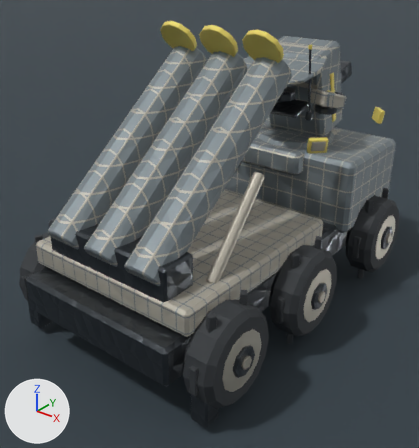
The Blender file content/source-art/skyguardsam-rigged.blend as it was, and as the next commit left it.
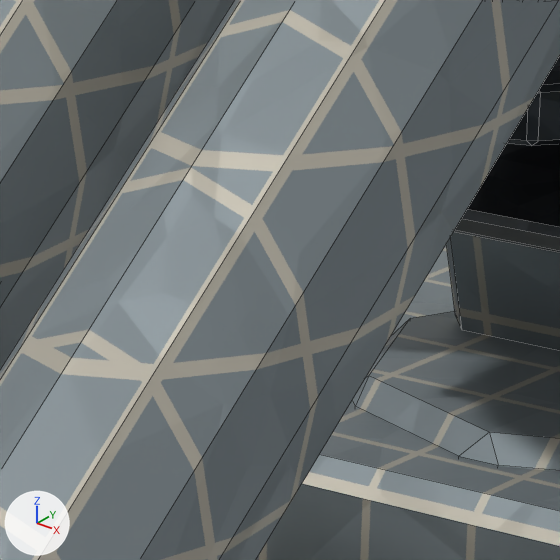
The first picture shows the older version from a 50 mm camera at (3.06, -4.1, 3.27) aimed at (-0.03, -0.24, 0.88). The close-ups show the older and then the newer version on the part from 50% to 68% of the width and 18% to 35% of the height of that picture. Only the edits that show in the close-ups are written down. Arrows for +X, +Y and +Z are at lower left; the lights stay in place. The close-ups show mesh edges as thin lines.

The first close-up shows 'SkyguardSAMArmor_ForwardCab', 'SkyguardSAMMissilePod_Chassis', 'SkyguardSAMMissilePod_ExhaustVent', 'SkyguardSAMMissile_SAMCanister_1', 'SkyguardSAMMissile_SAMCanister_2', 'SkyguardSAMRadar_TurntableBase', 'SkyguardSAMTurret_BaseShell', 'SkyguardSAMTurret_RearBustle' and 1 more.
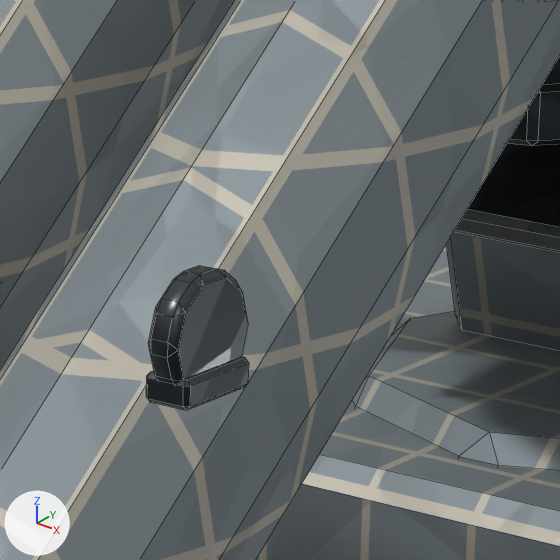
Where the change shows, as pixel boxes [x1, y1, x2, y2] in the close-ups (560 x 560 px):
'SkyguardSAMArmor_LiftingLug_4', added: after [148, 265, 248, 383]
'SkyguardSAMArmor_LugWeldPad_4', added: after [146, 357, 249, 410]

What the commit changed:
Mesh me_cube_074 is new.
It has 24 vertices, 26 faces and spans x -0.0262..0.0262, y -0.052..0.052, z -0.015..0.015.
It uses material mat_skyguardsam_gunmetal.
Mesh me_cylinder_075 is new.
It has 60 vertices, 62 faces and spans x -0.0175..0.0175, y -0.0625..0.0625, z -0.0618..0.0618.
It uses material mat_skyguardsam_gunmetal.
Object 'SkyguardSAMArmor_LugWeldPad_4' (ob_skyguardsamarmor_lugweldpad_4) is new; it shows me_cube_074.
Its location is (0.72, -0.88, 2.054).
Object 'SkyguardSAMArmor_LiftingLug_4' (ob_skyguardsamarmor_liftinglug_4) is new; it shows me_cylinder_075.
Its location is (0.72, -0.88, 2.1).
